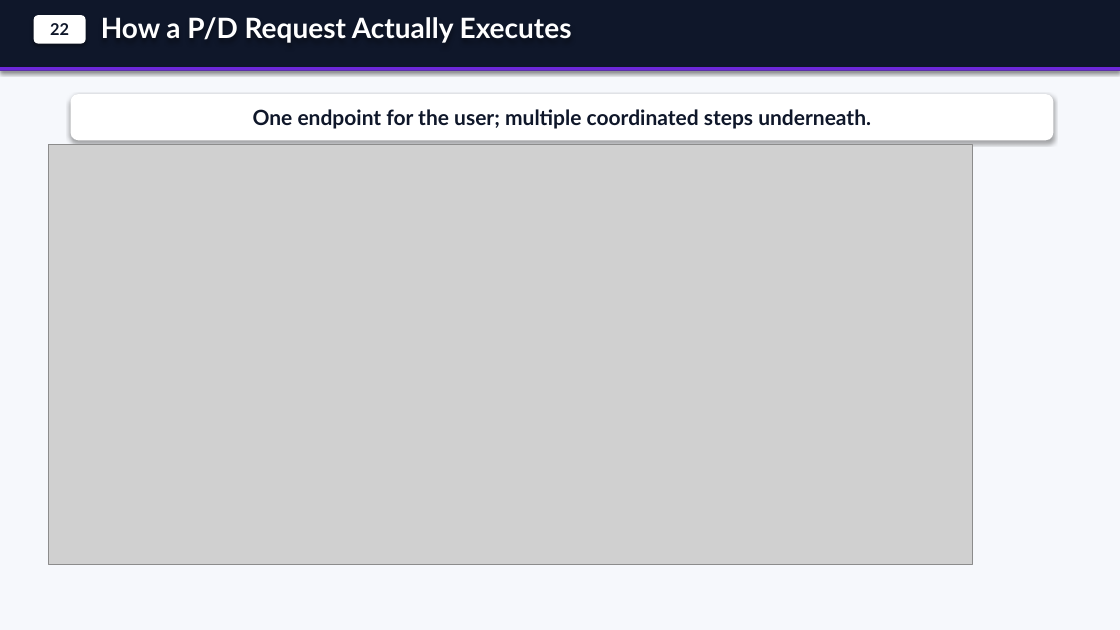
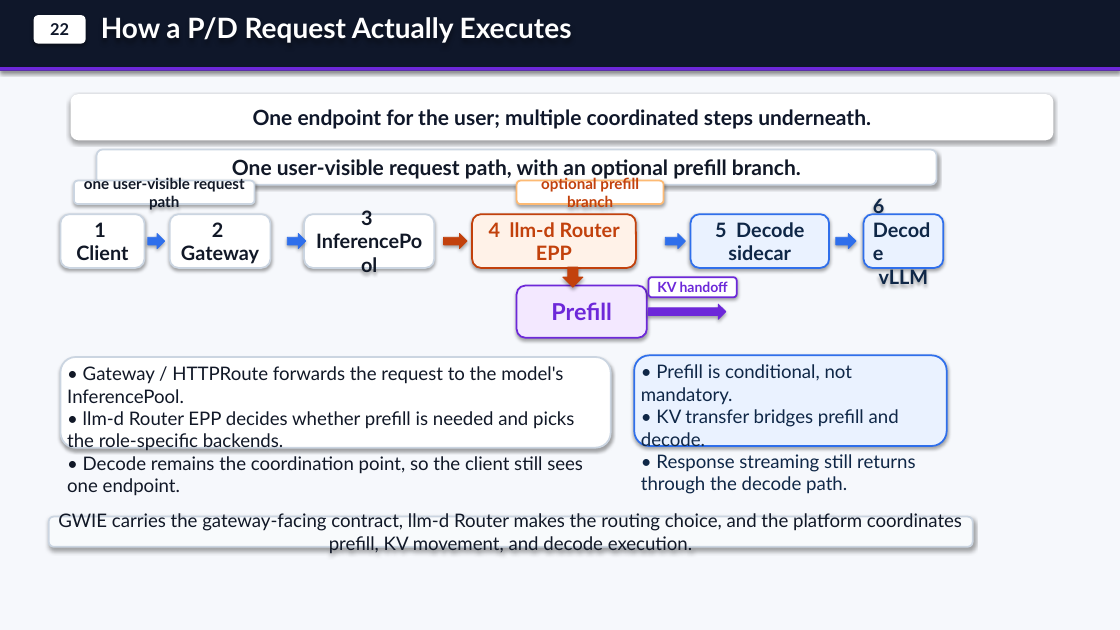
Before and after one commit to andyzhangx/demo, a slide deck: slide 7 of llm/kaito-llm-d-pd-slides.pptx. Drawn at 1120x630 pixels with LibreOffice and Linux fonts; fonts in the diff are those of the drawing; grey boxes stand for pictures. Boxes give left, top, right and bottom in pixels: in the first picture for what was removed or moved away, otherwise in the second. Text is boxed around its words. In the diff, an @@ line names an element or a change of style, - is before the commit and + after.

```diff
--- a/llm/kaito-llm-d-pd-slides.pptx
+++ b/llm/kaito-llm-d-pd-slides.pptx
@@ picture removed at [49,145,973,565] @@
@@ rounded rectangle added at [97,150,937,185], fill #FFFFFF, outline #CBD5E1 1.5 pt, 18 pt, text #111827, bold @@
+One user-visible request path, with an optional prefill branch.
@@ rounded rectangle added at [74,181,255,204], fill #FFFFFF, outline #CBD5E1 1.5 pt, 13 pt, text #111827, bold @@
+one user-visible request path
@@ rounded rectangle added at [517,181,664,204], fill #FFFFFF, outline #FDBA74 1.5 pt, 13 pt, text #C2410C, bold @@
+optional prefill branch
@@ rounded rectangle added at [60,214,145,268], fill #FFFFFF, outline #CBD5E1 1.5 pt, 17 pt, text #111827, bold @@
+1 Client
@@ right arrow added at [148,234,165,249], fill #2F6FEB, outline #2F6FEB 0.75 pt @@
@@ rounded rectangle added at [170,214,271,268], fill #FFFFFF, outline #CBD5E1 1.5 pt, 17 pt, text #111827, bold @@
+2 Gateway
@@ right arrow added at [287,234,306,249], fill #2F6FEB, outline #2F6FEB 0.75 pt @@
@@ rounded rectangle added at [304,214,434,268], fill #FFFFFF, outline #CBD5E1 1.5 pt, 17 pt, text #111827, bold @@
+3 InferencePool
@@ right arrow added at [444,234,467,249], fill #C2410C, outline #C2410C 0.75 pt @@
@@ rounded rectangle added at [472,214,636,268], fill #FFF2E8, outline #C2410C 1.5 pt, 17 pt, text #C2410C, bold @@
+4 llm-d Router EPP
@@ right arrow added at [665,234,686,249], fill #2F6FEB, outline #2F6FEB 0.75 pt @@
@@ rounded rectangle added at [691,214,829,268], fill #EAF2FF, outline #2F6FEB 1.5 pt, 17 pt, text #0F2747, bold @@
+5 Decode sidecar
@@ right arrow added at [836,234,856,249], fill #2F6FEB, outline #2F6FEB 0.75 pt @@
@@ rounded rectangle added at [864,214,944,268], fill #EAF2FF, outline #2F6FEB 1.5 pt, 17 pt, text #0F2747, bold @@
+6 Decode
+vLLM
@@ down arrow added at [563,267,583,287], fill #C2410C, outline #C2410C 0.75 pt @@
@@ rounded rectangle added at [517,286,647,338], fill #F3E8FF, outline #6D28D9 1.5 pt, 20 pt, text #6D28D9, bold @@
+Prefill
@@ rounded rectangle added at [649,277,737,297], fill #FFFFFF, outline #6D28D9 1.5 pt, 12 pt, text #6D28D9, bold @@
+KV handoff
@@ right arrow added at [649,304,726,319], fill #6D28D9, outline #6D28D9 0.75 pt @@
@@ rounded rectangle added at [60,357,611,448], fill #FFFFFF, outline #CBD5E1 1.5 pt @@
@@ rounded rectangle added at [634,355,947,446], fill #EAF2FF, outline #2F6FEB 1.5 pt @@
@@ text added at [67,366,583,496], 16 pt, text #111827 @@
+• Gateway / HTTPRoute forwards the request to the model's InferencePool.
+• llm-d Router EPP decides whether prefill is needed and picks the role-specific backends.
+• Decode remains the coordination point, so the client still sees one endpoint.
@@ text added at [641,364,915,494], 16 pt, text #0F2747 @@
+• Prefill is conditional, not mandatory.
+• KV transfer bridges prefill and decode.
+• Response streaming still returns through the decode path.
@@ rounded rectangle added at [49,517,973,547], fill #F8FAFC, outline #CBD5E1 1.5 pt, 16 pt, text #111827 @@
+GWIE carries the gateway-facing contract, llm-d Router makes the routing choice, and the platform coordinates prefill, KV movement, and decode execution.
```
Also in this commit, not shown: 7 other slides changed.
